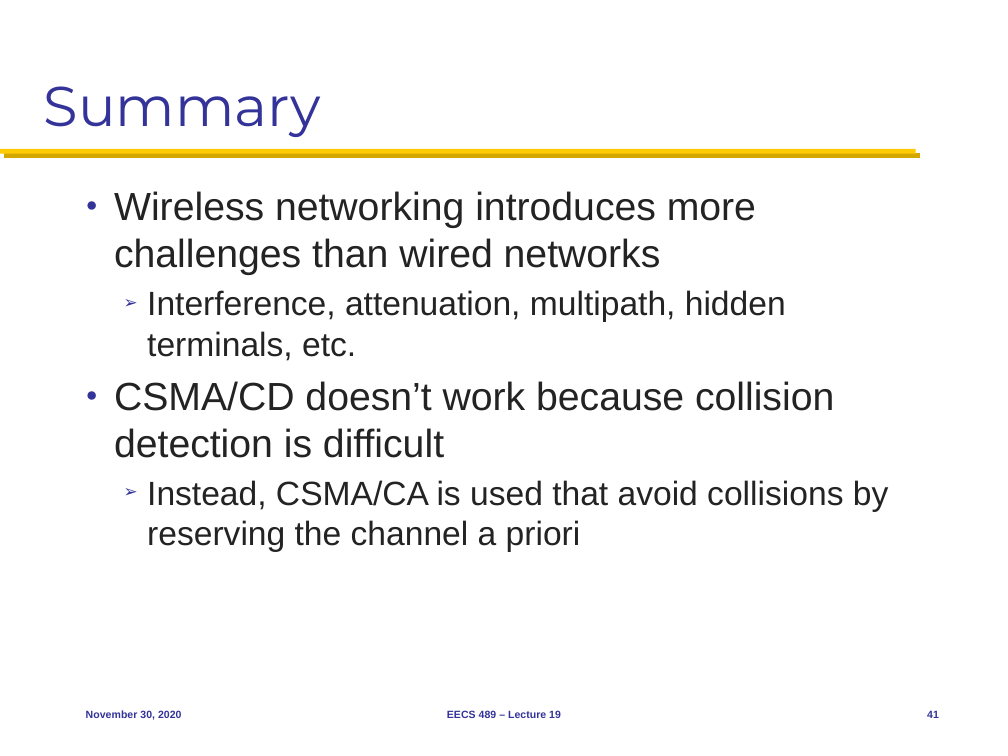
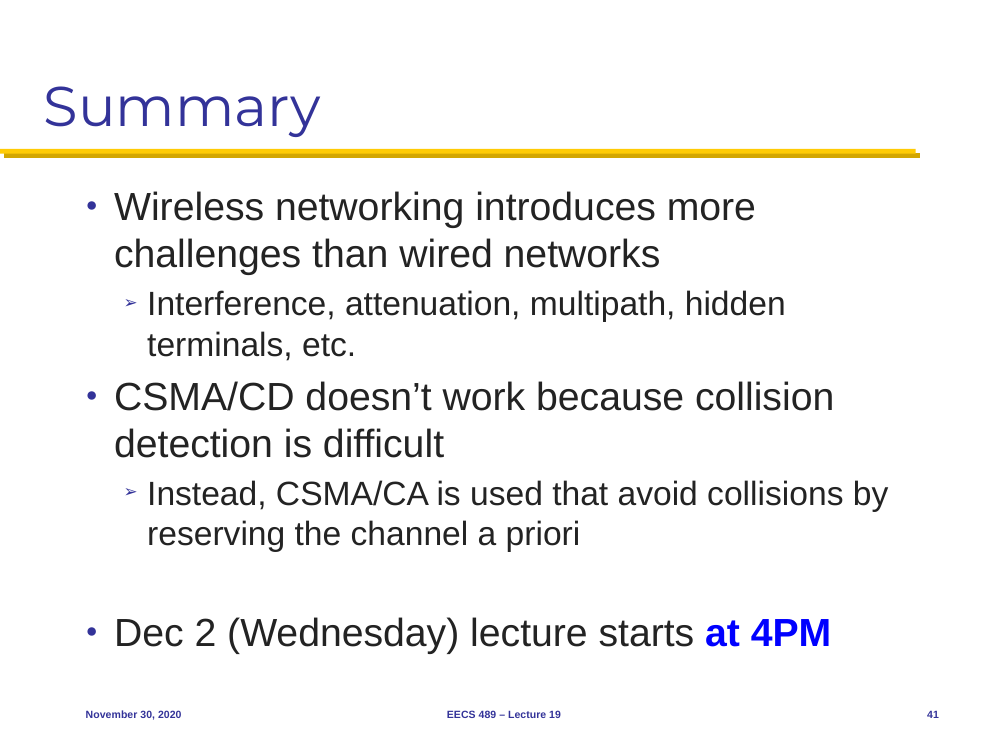
Before and after one commit to mosharaf/eecs489, a slide deck: slide 41 of Slides/113020.pptx. Drawn at 1008x756 pixels with LibreOffice and Linux fonts; fonts in the diff are those of the drawing. Boxes give left, top, right and bottom in pixels: in the first picture for what was removed or moved away, otherwise in the second. Text is boxed around its words. In the diff, an @@ line names an element or a change of style, - is before the commit and + after.

```diff
--- a/Slides/113020.pptx
+++ b/Slides/113020.pptx
@@ text at (114, 617, 832, 654): paragraph added @@
+● Dec 2 (Wednesday) lecture starts at 4PM
```
Also in this commit, not shown: 3 other slides changed.
